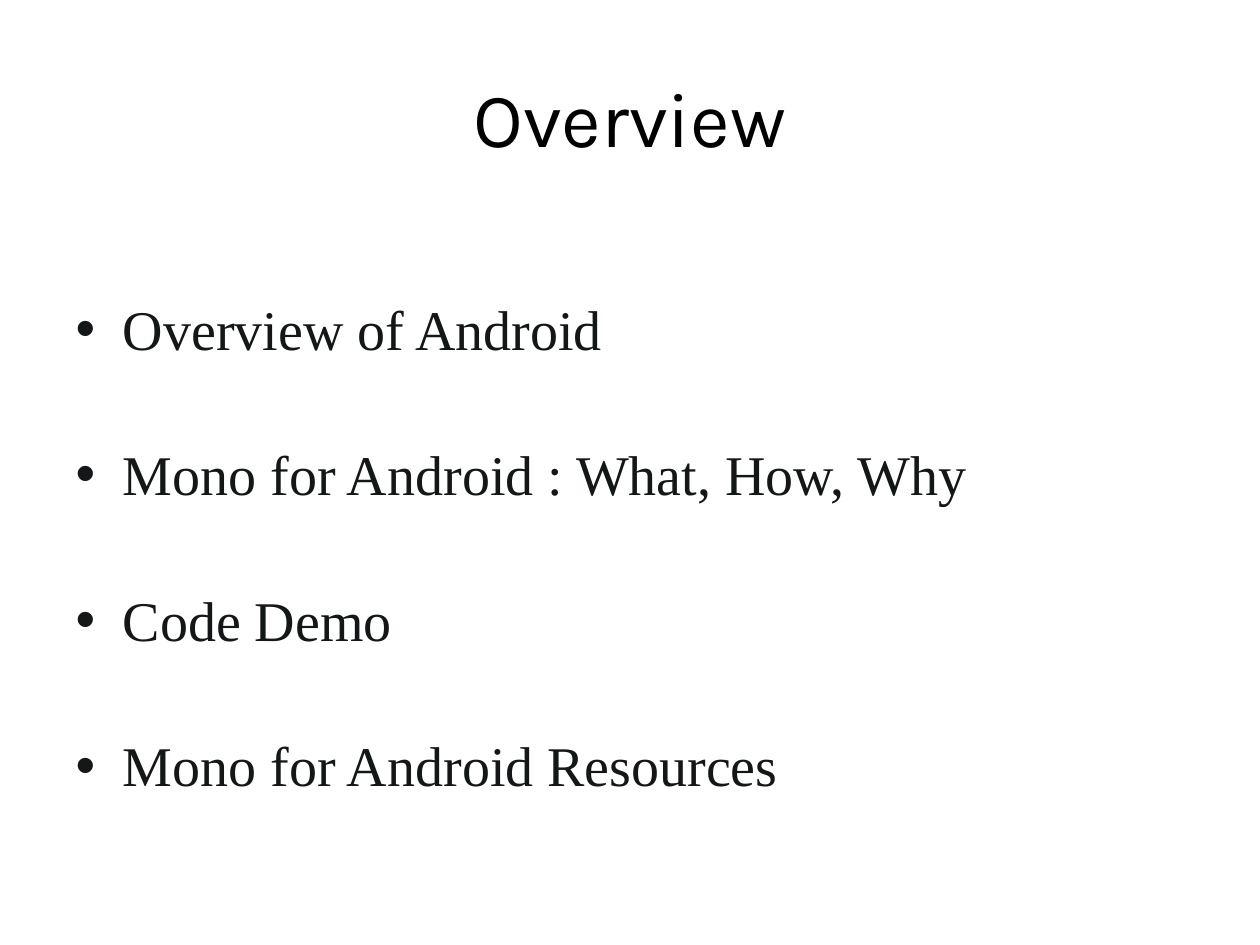
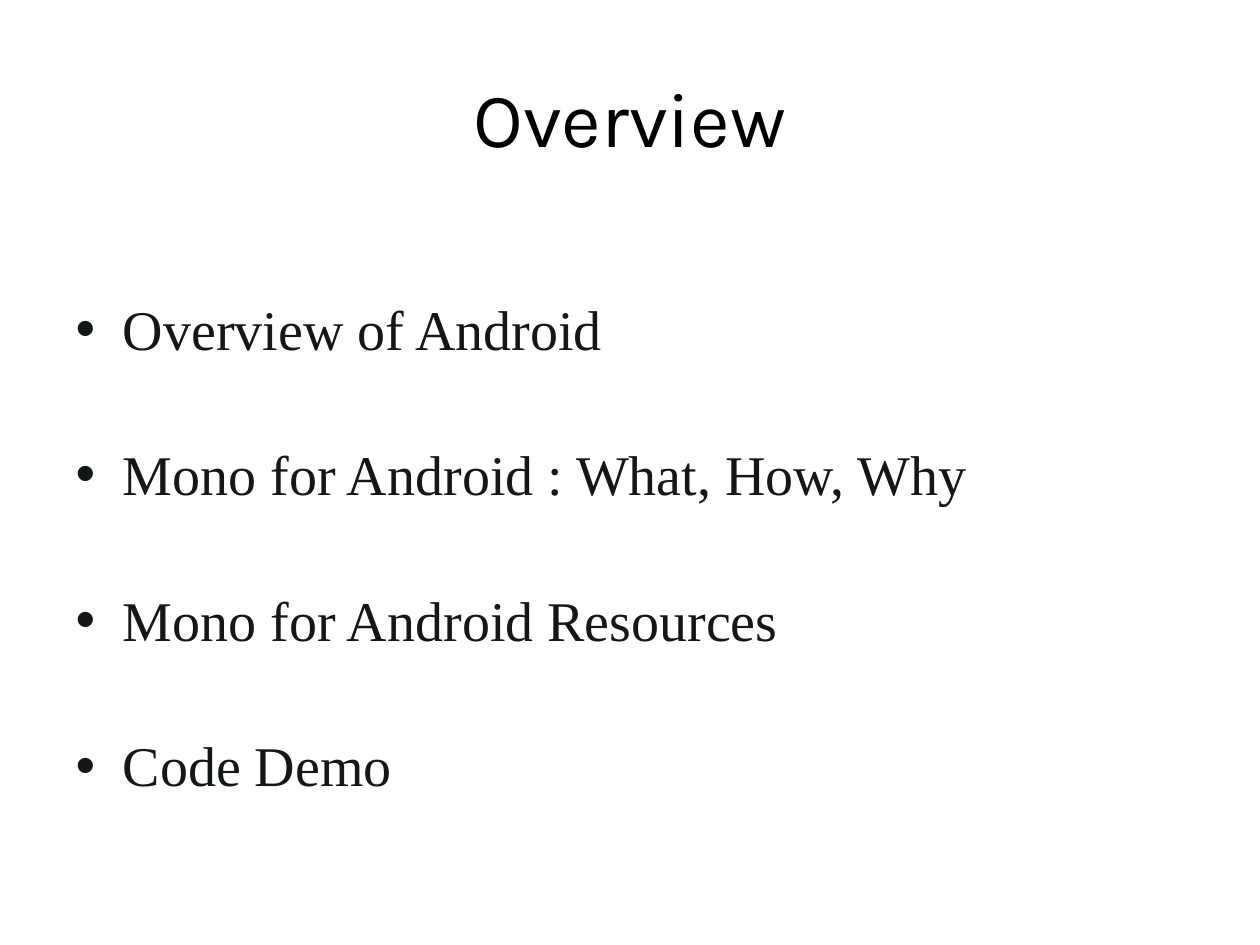
Before and after one commit to kevinmcmahon/MonoDroid101, a slide deck: slide 2 of slides/Monodroid101.pptx. Drawn at 1260x945 pixels with LibreOffice and Linux fonts; fonts in the diff are those of the drawing; background and template pictures are left out. Boxes give left, top, right and bottom in pixels: in the first picture for what was removed or moved away, otherwise in the second. Text is boxed around its words. In the diff, an @@ line names an element or a change of style, - is before the commit and + after.

```diff
--- a/slides/Monodroid101.pptx
+++ b/slides/Monodroid101.pptx
@@ text at (123,601,778,642): paragraph added @@
+• Mono for Android Resources
@@ text at (123,746,778,787): paragraph removed @@
-• Mono for Android Resources
```
Also in this commit, not shown: 3 other slides changed, 1 slide added, 26 other files.
